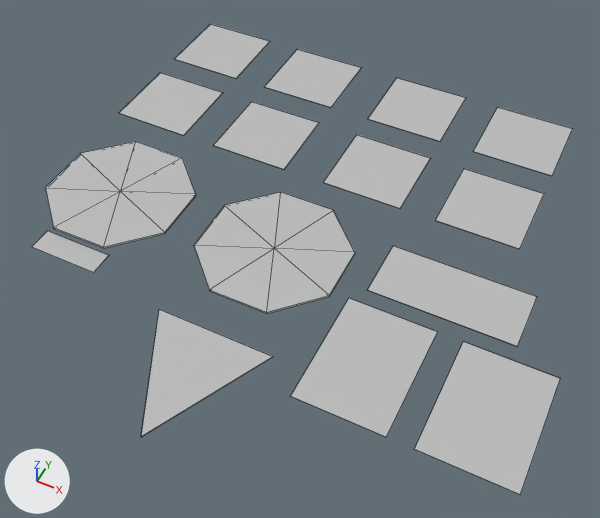
An edit to the FBX model Scene Environment Assets/Street Signs/No/NoSigns.fbx, drawn before and after from the same camera.
Camera for both pictures: a 50 mm lens placed at (0.147, -0.287, 0.308), pointed at (0.02, -0.033, -0.01). Lighting does not change. The marker at lower left points along +X, +Y and +Z. Mesh edges are drawn as thin lines. Where no turn or scale is listed for an object, it has been applied to the vertices.

Before the edit, the objects in view are built like this:
```python
ob_pcube69 = bpy.data.objects.new('pCube69', me_mesh_009)
ob_pcube69.parent = ob_no_signs
ob_pcube69.location = (9.705, 0.0, -3.717)
ob_pcube73 = bpy.data.objects.new('pCube73', me_mesh_005)
ob_pcube73.location = (-0.0814, -0.0872, 0.0002)
ob_pcube74 = bpy.data.objects.new('pCube74', me_mesh_003)
ob_pcube74.parent = ob_no_signs
ob_pcube74.location = (9.876, 0.0, 2.768)
ob_pcube74.scale = (1.0, 1.0, 1.3)
ob_pcube75 = bpy.data.objects.new('pCube75', me_mesh_002)
ob_pcube75.location = (0.0781, -0.083, 0.0)
ob_pcube76 = bpy.data.objects.new('pCube76', me_mesh_001)
ob_pcube76.location = (0.1355, -0.083, 0.0)
ob_pcube77 = bpy.data.objects.new('pCube77', me_mesh)
ob_pcube77.location = (0.009, -0.1289, 0.0)
# also in view: 'pCylinder4' at (0.01, -0.042, 0.003); 'pCube66' at (-0.036, 0.098, 0.0); 'pCube68' at (0.097, 0.098, 0.0); 'pCylinder1' at (-0.082, -0.042, 0.003); 'pCube67' at (0.033, 0.098, 0.0)
```
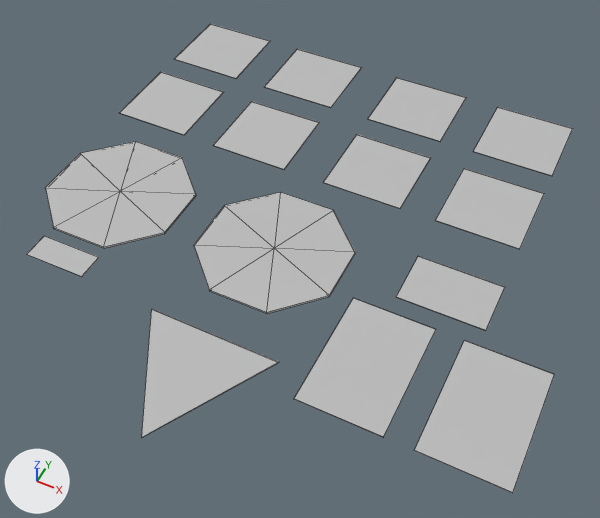
Where the newer file only moved an object's origin or applied its transform, the numbers keep the older frame.

What differs and where, as boxes (x1, y1, x2, y2) in the pictures (600 x 518 px):
'pCube76', mesh rescaled: before (414, 341, 561, 495); after (414, 340, 555, 493)
'pCube75', mesh rescaled: before (290, 298, 438, 437); after (294, 298, 436, 437)
'pCube77', mesh rescaled: before (141, 309, 273, 437); after (142, 309, 279, 437)
'pCube74', moved, rescaled (35% narrower, 26% shorter): before (368, 246, 537, 346); after (396, 256, 505, 330)
'pCube73', reshaped (6% narrower): before (32, 231, 109, 272); after (27, 236, 99, 276)

Patch to the scene script:
```diff
--- a/Scene Environment Assets/Street Signs/No/NoSigns.fbx.py
+++ b/Scene Environment Assets/Street Signs/No/NoSigns.fbx.py
@@ me_mesh_002 @@
 me_mesh_002.from_pydata(...)  # 8 vertices, 6 faces; spans x -0.0224..0.0224, y -0.0306..0.0306, z -0.0002..0.0002
 # used by ob_pcube75; location = (0.0781, -0.083, 0.0)
+# me_mesh_002 part 1: the whole mesh is scaled about its middle by (0.932, 1.02, 1), then moved by (0.0004, 0.0002, 0.0)
 me_mesh_002.materials.append(mat_nosigns)
@@ me_mesh_005 @@
 me_mesh_005.from_pydata(...)  # 8 vertices, 6 faces; spans x -0.019..0.019, y -0.0064..0.0064, z -0.0001..0.0001
 # used by ob_pcube73; location = (-0.0814, -0.0872, 0.0002)
-me_mesh_005.vertices[0].co = (-0.019, -0.0064, -0.0001)  # pixel (31, 246)
-me_mesh_005.vertices[1].co = (0.019, -0.0064, -0.0001)  # pixel (93, 272)
-me_mesh_005.vertices[2].co = (-0.019, -0.0064, 0.0001)  # pixel (31, 246)
-me_mesh_005.vertices[3].co = (0.019, -0.0064, 0.0001)  # pixel (93, 272)
-me_mesh_005.vertices[4].co = (-0.019, 0.0064, 0.0001)  # pixel (47, 230)
-me_mesh_005.vertices[5].co = (0.019, 0.0064, 0.0001)  # pixel (109, 254)
-me_mesh_005.vertices[6].co = (-0.019, 0.0064, -0.0001)  # pixel (47, 230)
-me_mesh_005.vertices[7].co = (0.019, 0.0064, -0.0001)  # pixel (109, 255)
+# me_mesh_005 part 2
+me_mesh_005.vertices[0].co = (-0.0165, -0.0127, 0.0019)  # pixel (26, 254)
+me_mesh_005.vertices[1].co = (0.0167, -0.0124, 0.0019)  # pixel (81, 276)
+me_mesh_005.vertices[2].co = (-0.0165, -0.0127, 0.0021)  # pixel (26, 254)
+me_mesh_005.vertices[3].co = (0.0167, -0.0124, 0.0021)  # pixel (81, 276)
+me_mesh_005.vertices[4].co = (-0.0165, 0.0012, 0.0021)  # pixel (44, 235)
+me_mesh_005.vertices[5].co = (0.0167, 0.0015, 0.0021)  # pixel (98, 257)
+me_mesh_005.vertices[6].co = (-0.0165, 0.0012, 0.0019)  # pixel (44, 235)
+me_mesh_005.vertices[7].co = (0.0167, 0.0015, 0.0019)  # pixel (98, 257)
 me_mesh_005.materials.append(mat_nosigns)
@@ me_mesh_001 @@
 me_mesh_001.from_pydata(...)  # 8 vertices, 6 faces; spans x -0.0224..0.0224, y -0.0306..0.0306, z -0.0002..0.0002
 # used by ob_pcube76; location = (0.1355, -0.083, 0.0)
+# me_mesh_001 part 4: the whole mesh is scaled about its middle by (0.932, 1.02, 1), then moved by (-0.0014, 0.0002, 0.0)
 me_mesh_001.materials.append(mat_nosigns)
@@ me_mesh @@
 me_mesh.from_pydata(...)  # 6 vertices, 5 faces; spans x -0.0304..0.0304, y -0.0304..0.0304, z -0.0003..0.0003
 # used by ob_pcube77; location = (0.009, -0.1289, 0.0)
+# me_mesh part 3: the whole mesh is scaled about its middle by (1.11, 0.973, 1), then moved by (0.0002, -0.0008, 0.0)
 me_mesh.materials.append(mat_nosigns)
@@ ob_pcube74 @@
 ob_pcube74.parent = ob_no_signs
-ob_pcube74.location = (9.876, 0.0, 2.768)
-ob_pcube74.scale = (1.0, 1.0, 1.3)
+ob_pcube74.location = (9.794, 0.0, 2.707)
+ob_pcube74.scale = (0.601, 1.0, 1.17)
```
